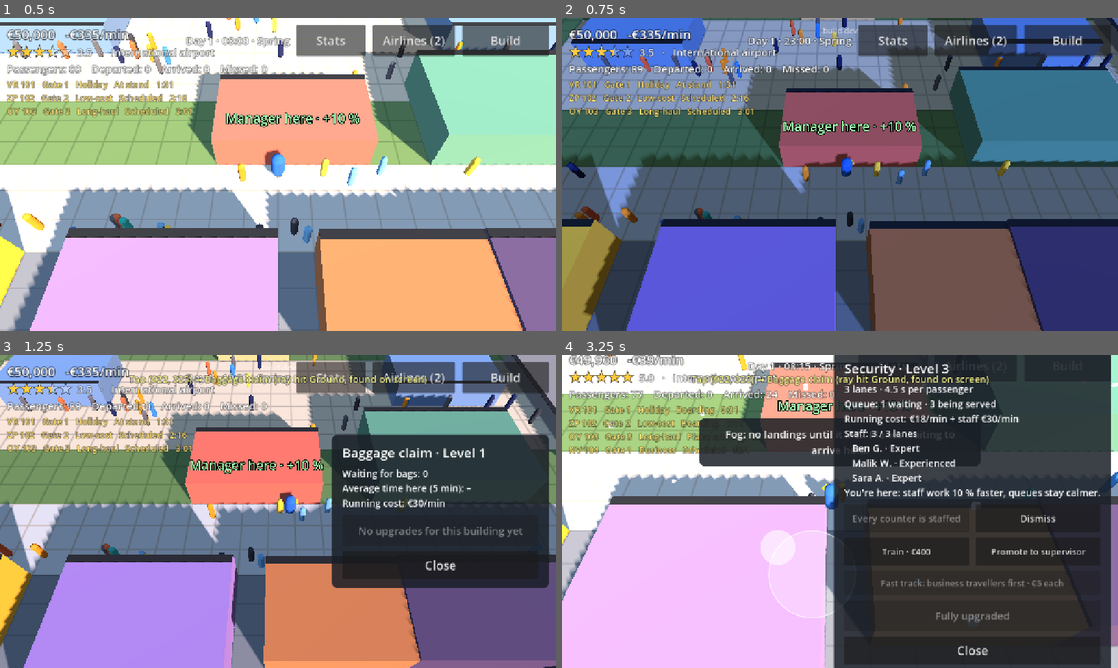
Above: before the commit, frames 1-4 (two rows, left to right).
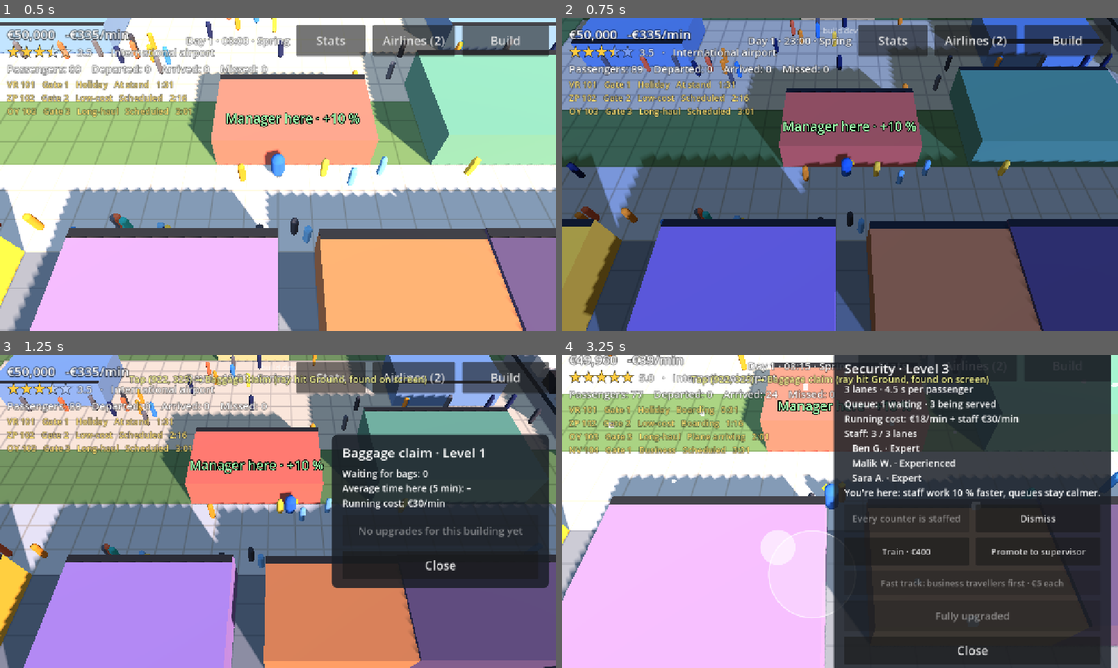
Above: after the commit, the same moments.

Repository: jakobmaier16-pixel/airport-idle
Game: Godot game, scene res://tests/screenshots.tscn
The game is run twice, just before and just after one commit, with the same random seed, the same clock (stepped at 60 frames per second) and the same inputs. This scene is started directly instead of the project's main scene.
Inputs (mouse positions are in pixels of both pictures, inside the frame that each line leads up to):
- Up to frame 1 (0.5 s): no input
- Up to frame 2 (0.75 s): move the mouse to (962, 158) at 0.52 s; hold D (move_right) from 0.53 s (still down); click (962, 158) at 0.67 s
- Up to frame 3 (1.25 s): keep holding D (move_right)
- Up to frame 4 (3.25 s): release D (move_right) at 1.25 s; drag from (728, 527) to (812, 574) at 1.27 s; move the mouse to (895, 442) at 2.02 s; hold D (move_right) 2.03-2.75 s; drag from (812, 574) to (673, 464) at 2.77 s

Frame 1 is identical in both runs. In frame 2, 0.1% of the frame differs, in the area x 95-100%, y 0-18%; in frame 3, 0.7%; in frame 4, 5.9%, in the area x 24-76%, y 20-36%.

Commit message:
Low-poly details: jet bridges at gates, stand markings, parked cars
Co-Authored-By: Claude Opus 5.5 <noreply@anthropic.com>

Diff:
--- a/scenes/buildings/building_visual.gd
+++ b/scenes/buildings/building_visual.gd
@@ -1,11 +1,21 @@
 class_name BuildingVisual
 extends Node3D
 ## Placeholder 3D look of one building: a box, plus a dark strip on the roof along the front side
-## so the rotation is visible from both cameras. Used for placed buildings and for the preview.
+## so the rotation is visible from both cameras, and a few low-poly details per kind of building
+## (jet bridges, stand markings, parked cars). Used for placed buildings and for the preview.
 
 ## Depth of the front strip in meters.
 const FRONT_STRIP_DEPTH: float = 0.5
 const FRONT_STRIP_THICKNESS: float = 0.05
+const BRIDGE_COLOR: Color = Color(0.78, 0.8, 0.84)
+const MARKING_COLOR: Color = Color(1.0, 0.82, 0.15)
+const CAR_COLORS: Array[Color] = [Color(0.8, 0.15, 0.15), Color(0.15, 0.3, 0.7), Color(0.9, 0.9, 0.92),
+	Color(0.15, 0.15, 0.17), Color(0.55, 0.57, 0.6), Color(0.2, 0.5, 0.3)]
+
+# Shared by every building, so details don't multiply materials.
+static var _bridge_material: StandardMaterial3D
+static var _marking_material: StandardMaterial3D
+static var _car_material: StandardMaterial3D
 
 
 ## Builds the meshes. Call once, right after creating the node.
@@ -23,6 +33,75 @@
 	front_mesh.size = Vector3(size.x, FRONT_STRIP_THICKNESS, FRONT_STRIP_DEPTH)
 	front_mesh.material = front_material
 	_add_mesh(front_mesh, Vector3(0.0, size.y, -size.z * 0.5 + FRONT_STRIP_DEPTH * 0.5), false)
+	_add_details(type, size, cast_shadows)
+
+
+func _add_details(type: BuildingType, size: Vector3, cast_shadows: bool) -> void:
+	if _bridge_material == null:
+		_bridge_material = _flat_material(BRIDGE_COLOR)
+		_marking_material = _flat_material(MARKING_COLOR)
+		_car_material = StandardMaterial3D.new()
+		_car_material.vertex_color_use_as_albedo = true
+	match type.role:
+		BuildingType.Role.GATE:
+			# A jet bridge from the back wall out over the stand, beside the plane's nose (to its
+			# front door). The back is the +Z side of the unrotated building.
+			var bridge := BoxMesh.new()
+			bridge.size = Vector3(2.0, 2.2, 4.0)
+			bridge.material = _bridge_material
+			_add_mesh(bridge, Vector3(3.0, 3.3, size.z * 0.5 + 2.0), cast_shadows)
+			var leg := BoxMesh.new()
+			leg.size = Vector3(0.4, 2.2, 0.4)
+			leg.material = _bridge_material
+			_add_mesh(leg, Vector3(3.0, 1.1, size.z * 0.5 + 3.4), cast_shadows)
+		BuildingType.Role.AIRCRAFT_STAND:
+			# Yellow lead-in line from the gate side to the middle, and a stop bar for the nose.
+			var line := BoxMesh.new()
+			line.size = Vector3(0.25, 0.02, size.z * 0.75)
+			line.material = _marking_material
+			_add_mesh(line, Vector3(0.0, size.y + 0.01, -size.z * 0.125), false)
+			var stop_bar := BoxMesh.new()
+			stop_bar.size = Vector3(3.0, 0.02, 0.3)
+			stop_bar.material = _marking_material
+			_add_mesh(stop_bar, Vector3(0.0, size.y + 0.01, -size.z * 0.5 + 1.2), false)
+		BuildingType.Role.CAR_PARK:
+			_add_cars(size)
+
+
+# Rows of parked cars on the deck: one MultiMesh, so a full car park is a single draw call.
+func _add_cars(size: Vector3) -> void:
+	var car := BoxMesh.new()
+	car.size = Vector3(1.8, 1.3, 4.0)
+	car.material = _car_material
+	var multimesh := MultiMesh.new()
+	multimesh.transform_format = MultiMesh.TRANSFORM_3D
+	multimesh.use_colors = true
+	multimesh.mesh = car
+	var columns := int(size.x / 2.6)
+	var rows := int(size.z / 5.5)
+	multimesh.instance_count = columns * rows
+	var index := 0
+	for row in rows:
+		for column in columns:
+			var spot := Vector3((column + 0.5) * size.x / columns - size.x * 0.5, size.y + 0.65,
+				(row + 0.5) * size.z / rows - size.z * 0.5)
+			multimesh.set_instance_transform(index, Transform3D(Basis(), spot))
+			# Not every spot is taken; a fixed pattern keeps it stable between frames.
+			var taken := (column * 7 + row * 3) % 5 != 0
+			var color := CAR_COLORS[(column * 5 + row * 2) % CAR_COLORS.size()] if taken else Color(0, 0, 0, 0)
+			multimesh.set_instance_color(index, color)
+			if not taken:
+				multimesh.set_instance_transform(index, Transform3D(Basis().scaled(Vector3.ZERO), spot))
+			index += 1
+	var instance := MultiMeshInstance3D.new()
+	instance.multimesh = multimesh
+	add_child(instance)
+
+
+static func _flat_material(color: Color) -> StandardMaterial3D:
+	var material := StandardMaterial3D.new()
+	material.albedo_color = color
+	return material
 
 
 ## Moves and rotates the visual to match a footprint on the grid.
--- a/tests/screenshots.gd
+++ b/tests/screenshots.gd
@@ -27,6 +27,7 @@
 		Airport.weather.start(kind)
 		await _shot("weather_" + Weather.KIND_NAMES[kind].to_lower())
 	Airport.weather.start(Weather.Kind.CLEAR)
+	hud().get_node("SafeArea/NoticeBox/NoticePanel").visible = false
 
 	# South of gate 1's stand, looking across the plane to the gate, while it boards (first departure at 210 s, boarding from 120 s).
 	sim_seconds(60)
